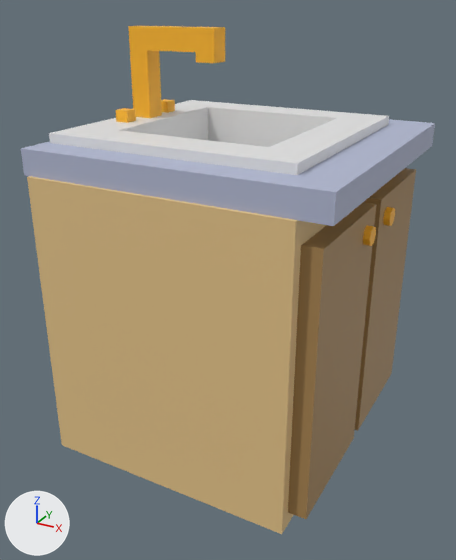
Two versions of the FBX model Assets/Scenes/Models/Furniture/Dollhouse Furniture Kit/Kitchen/KitchenSink.fbx, one commit apart.
Rendered twice from a 50 mm lens placed at (-2.979, -2.843, 1.211), pointed at (-3.79, -1.368, 0.474). Arrows for +X, +Y and +Z are at lower left; the lights stay in place. Where no turn or scale is listed for an object, it has been applied to the vertices.
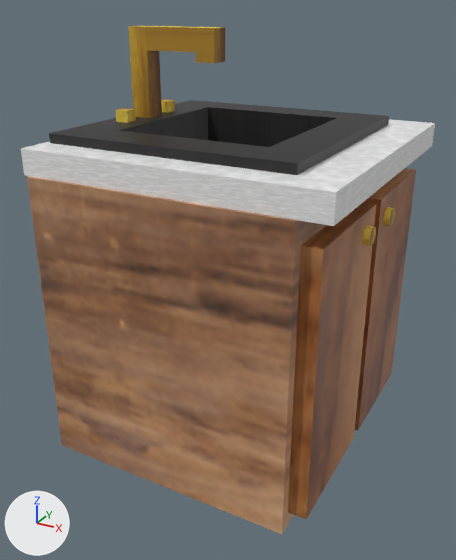
Where the newer file only moved an object's origin or applied its transform, the numbers keep the older frame.

What differs and where, as boxes [x1, y1, x2, y2] in the pictures (456 x 560 px):
'Cube.002', surface changed: [27, 176, 326, 534] in both
'Cube.003', surface changed (grey to white): [21, 119, 435, 226] in both
'Cube.004', surface changed: [288, 202, 376, 519] in both
'Plane', recoloured (white to grey): [49, 100, 389, 175] in both
'Cube.010', surface changed: [354, 168, 416, 431] in both
'Cube.011', surface changed (orange to brown): [128, 26, 225, 118] in both
'Cube.013', surface changed (orange to yellow): [116, 108, 136, 123] in both
'Cylinder.001', surface changed (brown to yellow): [363, 225, 376, 246] in both
'Cylinder.002', surface changed (brown to yellow): [383, 207, 395, 226] in both
'Cube.012', surface changed (orange to yellow): [161, 99, 175, 113] in both

Edits to the bpy script that builds the scene:
```text
Add img_darkmetal_png:
    img_darkmetal_png = load_image('darkmetal.png', '../Textures/darkmetal.png', 256, 256, 'sRGB')
Add img_lightwood_png:
    img_lightwood_png = load_image('lightwood.png', '../Textures/lightwood.png', 256, 256, 'sRGB')
Add img_mediumwood_png:
    img_mediumwood_png = load_image('mediumwood.png', '../Textures/mediumwood.png', 256, 256, 'sRGB')
Add img_gold_png:
    img_gold_png = load_image('gold.png', '../Textures/gold.png', 256, 256, 'sRGB')
Add img_white_png:
    img_white_png = load_image('white.png', '../Textures/white.png', 256, 256, 'sRGB')
Change mat_gold:
    remove mat_gold.base_color = (1.0, 0.478, 0.0202)  # orange #ffb827
    add mat_gold.texture = img_gold_png
    mat_gold.roughness: 0.5 -> 0.594
Change mat_darkwood:
    remove mat_darkwood.base_color = (0.388, 0.234, 0.0857)  # brown #a78553
    add mat_darkwood.texture = img_mediumwood_png
Change mat_counter:
    remove mat_counter.base_color = (0.449, 0.488, 0.652)  # light grey #b3b9d3
    add mat_counter.texture = img_white_png
Change mat_lightwood:
    remove mat_lightwood.base_color = (0.8, 0.566, 0.258)  # beige #e7c68b
    add mat_lightwood.texture = img_lightwood_png
Add mat_material_001:
    mat_material_001 = principled_material('Material.001')
    mat_material_001.texture = img_darkmetal_png
Change me_plane_003:
    where me_plane_003.from_pydata(...)  # 40 vertices, 38 faces; spans x -4.156..-3.475, y -1.643..-0.962, z 0.68..0.908
    remove me_plane_003.materials.append(mat_sink)  # white #e7e7e7
    add me_plane_003.materials.append(mat_material_001)  # picture img_darkmetal_png
```
